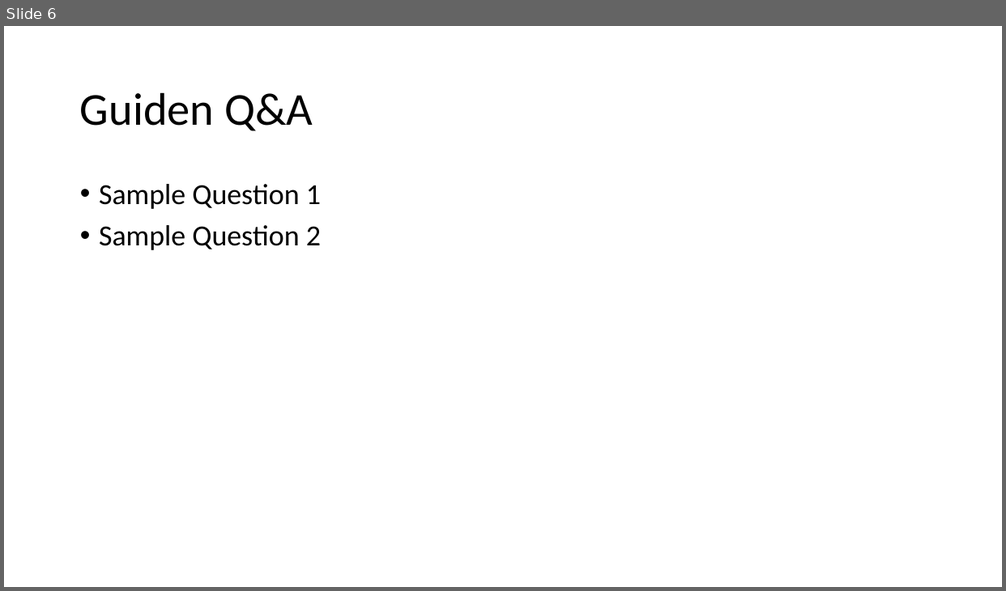
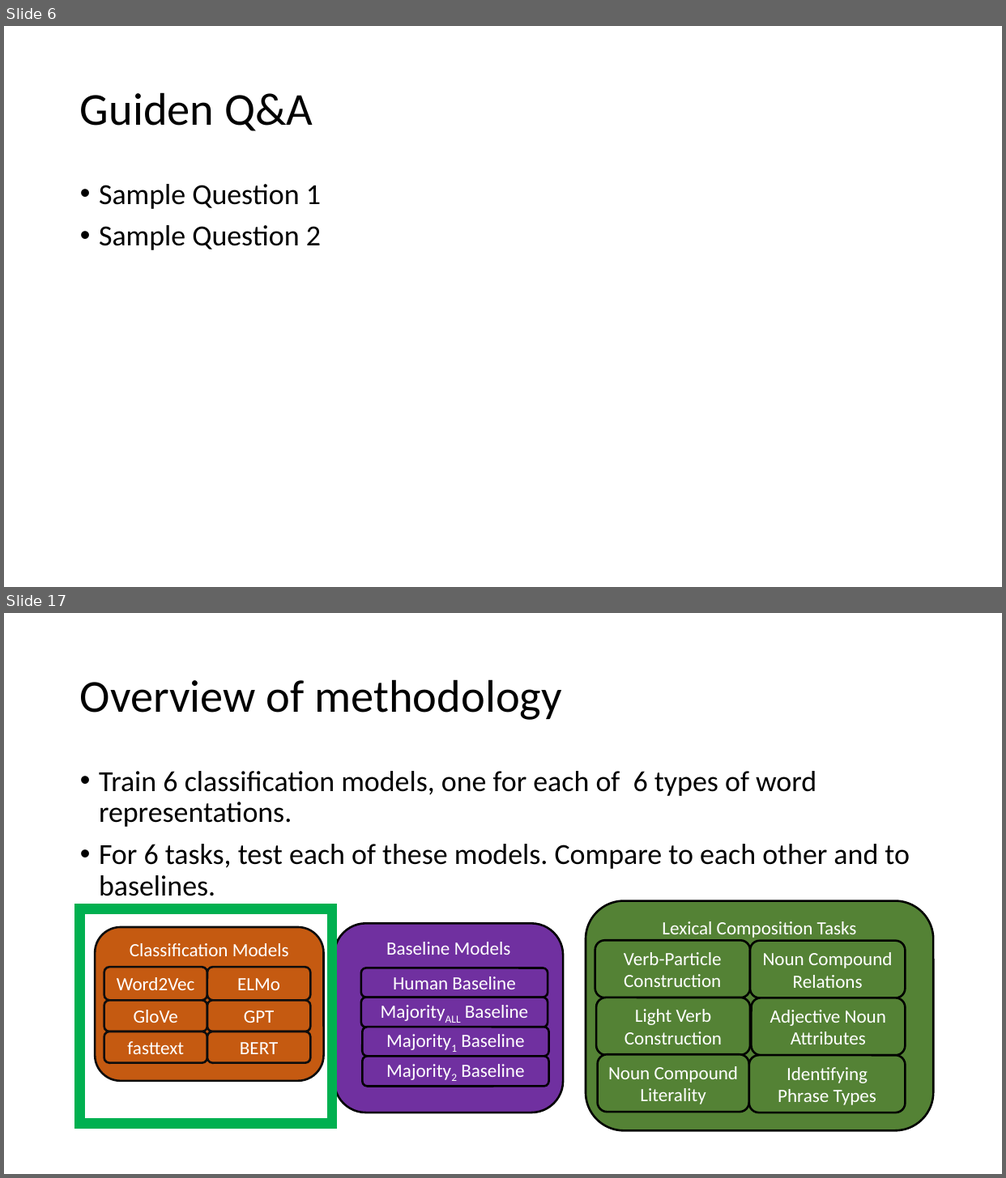
Before and after one commit to spacemanidol/AnalyzingNeuralLanguageModelsGroup1, a slide deck: PaperPresentation02202020.pptx. Shown one above the other, each under a label of ours: slide 6 before the commit, slides 6 and 17 after it; the slides between them are not shown. The pictures are 1006x591 and 1006x1178 pixels, drawn with LibreOffice and Linux fonts; fonts in the diff are those of the drawing. Boxes give left, top, right and bottom in pixels: in the first picture for what was removed or moved away, otherwise in the second. Text is boxed around its words. In the diff, an @@ line names an element or a change of style, - is before the commit and + after.

```diff
--- a/PaperPresentation02202020.pptx
+++ b/PaperPresentation02202020.pptx
@@ slide 17 added at bbox=[4, 613, 1002, 1174], background #FFFFFF @@
@@ title added at bbox=[80, 679, 562, 720], 44 pt, text #000000 @@
+Overview of methodology
@@ text added at bbox=[99, 771, 910, 897], 28 pt, text #000000 @@
+• Train 6 classification models, one for each of 6 types of word representations.
+• For 6 tasks, test each of these models. Compare to each other and to baselines.
@@ rounded rectangle added at bbox=[586, 901, 934, 1131], fill #548235, outline #000000 2 pt, 18 pt, text #FFFFFF @@
+Lexical Composition Tasks
@@ rectangle added at bbox=[79, 909, 332, 1123], outline #00B050 10 pt @@
@@ rounded rectangle added at bbox=[95, 927, 324, 1082], fill #C55A11, outline #0D0D0D 2 pt, 18 pt, text #FFFFFF @@
+Classification Models
@@ rounded rectangle added at bbox=[334, 924, 563, 1113], fill #7030A0, outline #000000 2 pt, 18 pt, text #FFFFFF @@
+Baseline Models
@@ rounded rectangle added at bbox=[595, 941, 750, 999], fill #548235, outline #000000 2 pt, 18 pt, text #FFFFFF @@
+Verb-Particle Construction
@@ rounded rectangle added at bbox=[750, 941, 906, 999], fill #548235, outline #000000 2 pt, 18 pt, text #FFFFFF @@
+Noun Compound Relations
@@ rounded rectangle added at bbox=[104, 967, 207, 1001], fill #C55A11, outline #0D0D0D 2 pt, 18 pt, text #FFFFFF @@
+Word2Vec
@@ rounded rectangle added at bbox=[207, 967, 311, 1001], fill #C55A11, outline #0D0D0D 2 pt, 18 pt, text #FFFFFF @@
+ELMo
@@ rounded rectangle added at bbox=[361, 969, 548, 998], fill #7030A0, outline #000000 2 pt, 18 pt, text #FFFFFF @@
+Human Baseline
@@ rounded rectangle added at bbox=[104, 1001, 207, 1033], fill #C55A11, outline #0D0D0D 2 pt, 18 pt, text #FFFFFF @@
+GloVe
@@ rounded rectangle added at bbox=[207, 1001, 311, 1033], fill #C55A11, outline #0D0D0D 2 pt, 18 pt, text #FFFFFF @@
+GPT
@@ rounded rectangle added at bbox=[361, 998, 548, 1028], fill #7030A0, outline #000000 2 pt, 18 pt, text #FFFFFF @@
+MajorityALL Baseline
@@ rounded rectangle added at bbox=[596, 998, 750, 1055], fill #548235, outline #000000 2 pt, 18 pt, text #FFFFFF @@
+Light Verb Construction
@@ rounded rectangle added at bbox=[751, 998, 906, 1055], fill #548235, outline #000000 2 pt, 18 pt, text #FFFFFF @@
+Adjective Noun Attributes
@@ rounded rectangle added at bbox=[104, 1033, 207, 1063], fill #C55A11, outline #0D0D0D 2 pt, 18 pt, text #FFFFFF @@
+fasttext
@@ rounded rectangle added at bbox=[207, 1033, 311, 1063], fill #C55A11, outline #0D0D0D 2 pt, 18 pt, text #FFFFFF @@
+BERT
@@ rounded rectangle added at bbox=[363, 1027, 549, 1056], fill #7030A0, outline #000000 2 pt, 18 pt, text #FFFFFF @@
+Majority1 Baseline
@@ rounded rectangle added at bbox=[363, 1056, 549, 1086], fill #7030A0, outline #000000 2 pt, 18 pt, text #FFFFFF @@
+Majority2 Baseline
@@ rounded rectangle added at bbox=[598, 1054, 750, 1112], fill #548235, outline #000000 2 pt, 18 pt, text #FFFFFF @@
+Noun Compound Literality
@@ rounded rectangle added at bbox=[750, 1055, 906, 1113], fill #548235, outline #000000 2 pt, 18 pt, text #FFFFFF @@
+Identifying Phrase Types
```
Also in this commit, not shown: 1 slide changed, 45 other slides added.
